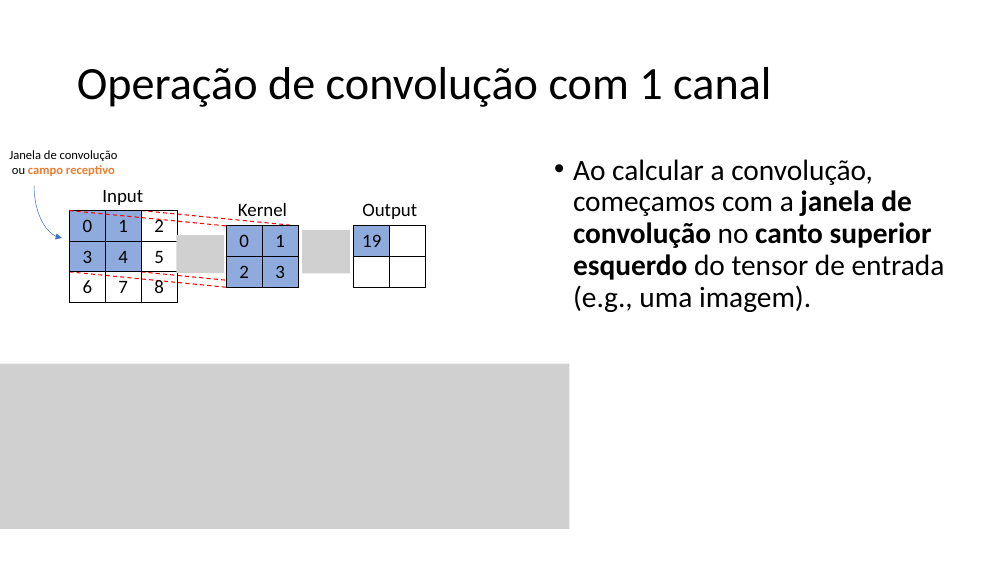
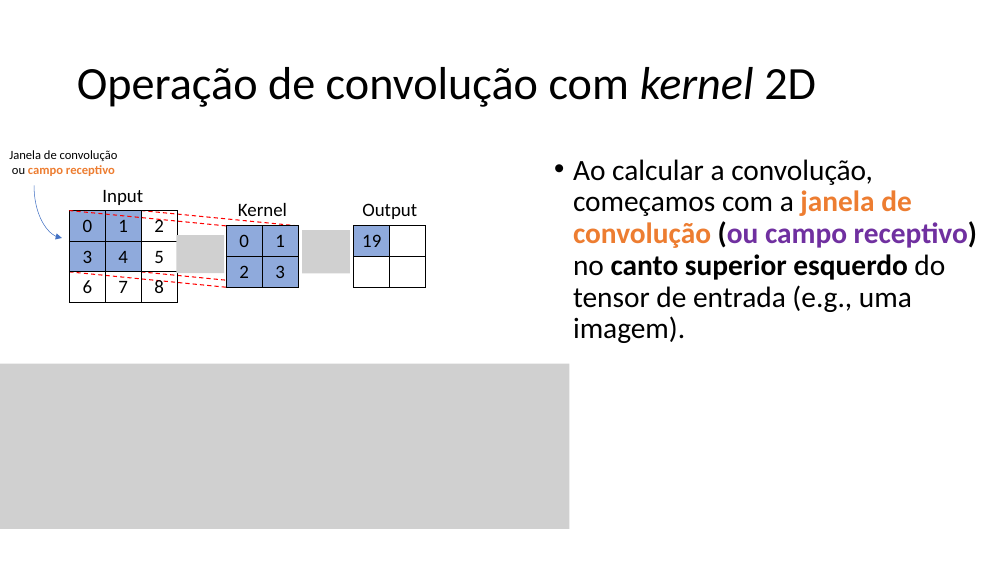
Before and after one commit to zz4fap/c24_inteligencia_artificial, a slide deck: slide 31 of slides/C24_CNN.pptx. Drawn at 1008x567 pixels with LibreOffice and Linux fonts; fonts in the diff are those of the drawing; grey boxes stand for pictures. Boxes give left, top, right and bottom in pixels: in the first picture for what was removed or moved away, otherwise in the second. Text is boxed around its words. In the diff, an @@ line names an element or a change of style, - is before the commit and + after.

```diff
--- a/slides/C24_CNN.pptx
+++ b/slides/C24_CNN.pptx
@@ title at bbox=[77, 67, 816, 107]: text changed @@
-Operação de convolução com 1 canal
+Operação de convolução com kernel 2D
@@ text at bbox=[573, 159, 977, 343]: text changed @@
-• Ao calcular a convolução, começamos com a janela de convolução no canto superior esquerdo do tensor de entrada (e.g., uma imagem).
+• Ao calcular a convolução, começamos com a janela de convolução (ou campo receptivo) no canto superior esquerdo do tensor de entrada (e.g., uma imagem).
```
Also in this commit, not shown: 19 other slides changed, 1 other file.
